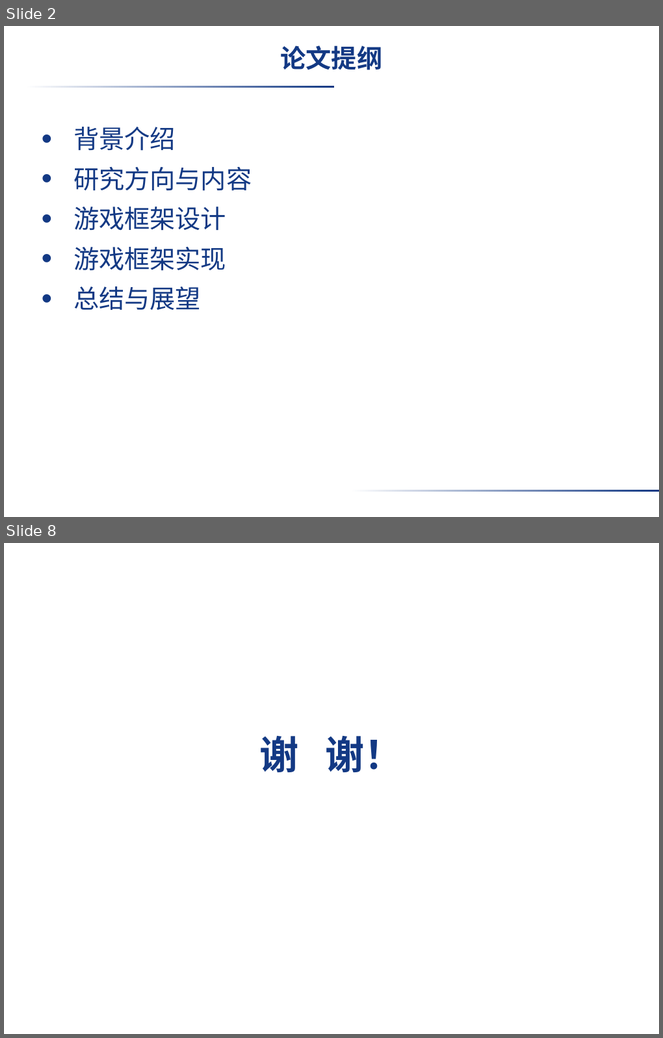
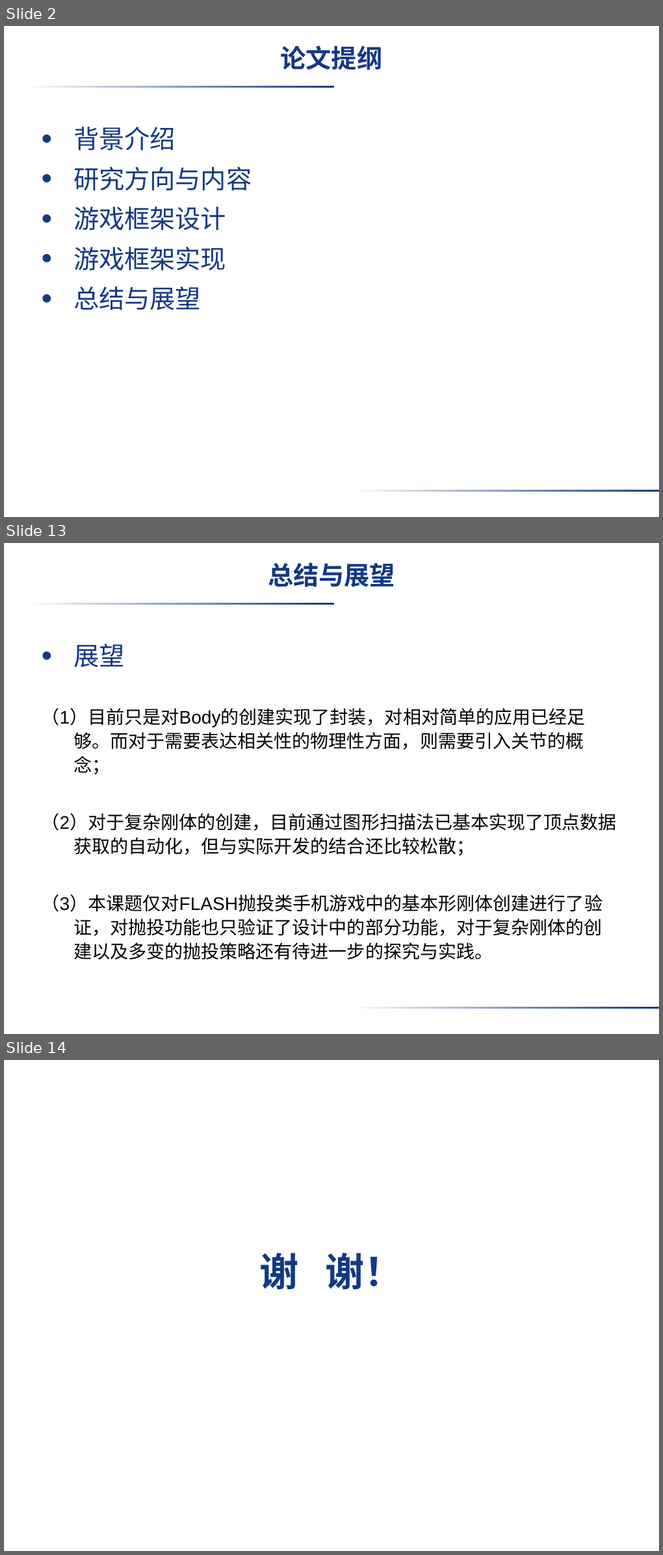
Before and after one commit to VirtuosWangH/Starling-Box2D-SiegeDuel, a slide deck: paper/学院模板/软件学院在职工程硕士答辩用PPT模板_1354065567253.ppt. Shown one above the other, each under a label of ours: slides 2 and 8 before the commit, slides 2, 13 and 14 after it; the slides between them are not shown. The pictures are 663x1038 and 663x1555 pixels, drawn with LibreOffice and Linux fonts; fonts in the diff are those of the drawing; background and template pictures are left out. Boxes give left, top, right and bottom in pixels: in the first picture for what was removed or moved away, otherwise in the second. Text is boxed around its words. In the diff, an @@ line names an element or a change of style, - is before the commit and + after.

```diff
--- a/paper/学院模板/软件学院在职工程硕士答辩用PPT模板_1354065567253.ppt
+++ b/paper/学院模板/软件学院在职工程硕士答辩用PPT模板_1354065567253.ppt
@@ slide 13 added at [4, 543, 659, 1034], background picture (left out); not listed: 2 template elements that a slide beside it also shows @@
@@ title added at [268, 563, 395, 587], 28 pt, text #133984, bold @@
+总结与展望
@@ text added at [42, 644, 617, 960], 20 pt, text #000000 @@
+• 展望
+（1）目前只是对Body的创建实现了封装，对相对简单的应用已经足够。而对于需要表达相关性的物理性方面，则需要引入关节的概念；
+（2）对于复杂刚体的创建，目前通过图形扫描法已基本实现了顶点数据获取的自动化，但与实际开发的结合还比较松散；
+（3）本课题仅对FLASH抛投类手机游戏中的基本形刚体创建进行了验证，对抛投功能也只验证了设计中的部分功能，对于复杂刚体的创建以及多变的抛投策略还有待进一步的探究与实践。
@@ what was slide 8 is now slide 14 @@
```
Also in this commit, not shown: 1 slide changed, 9 other slides added, 5 slides removed, 1 other file.
